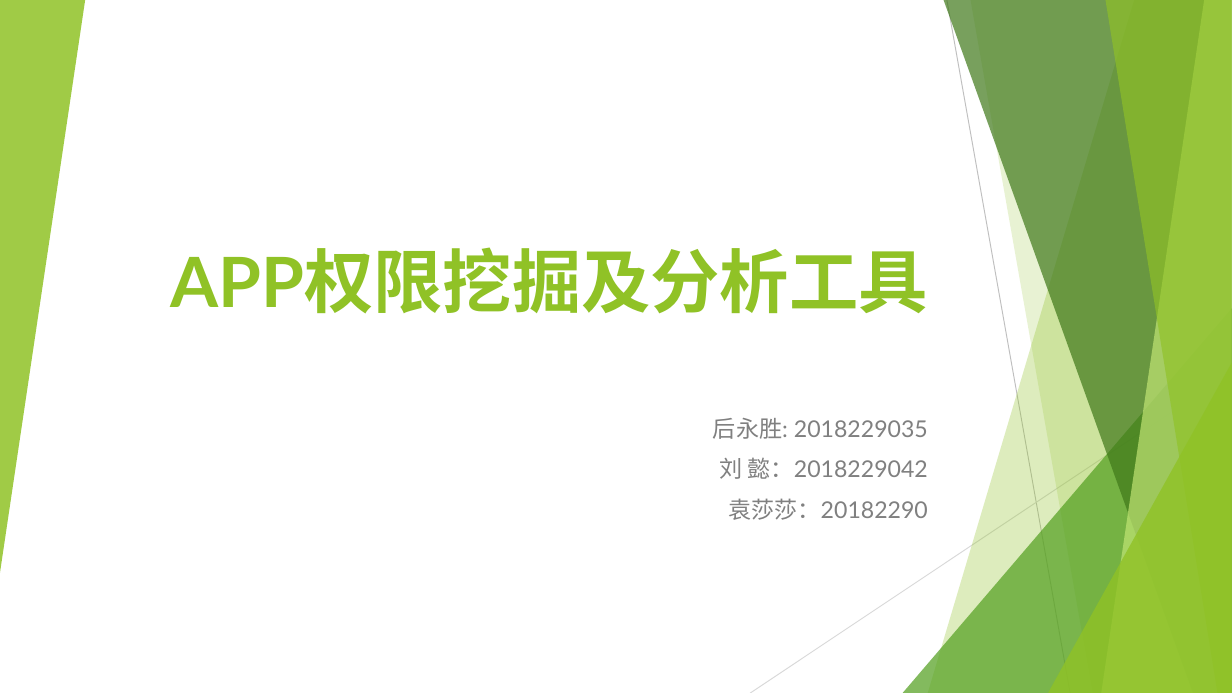
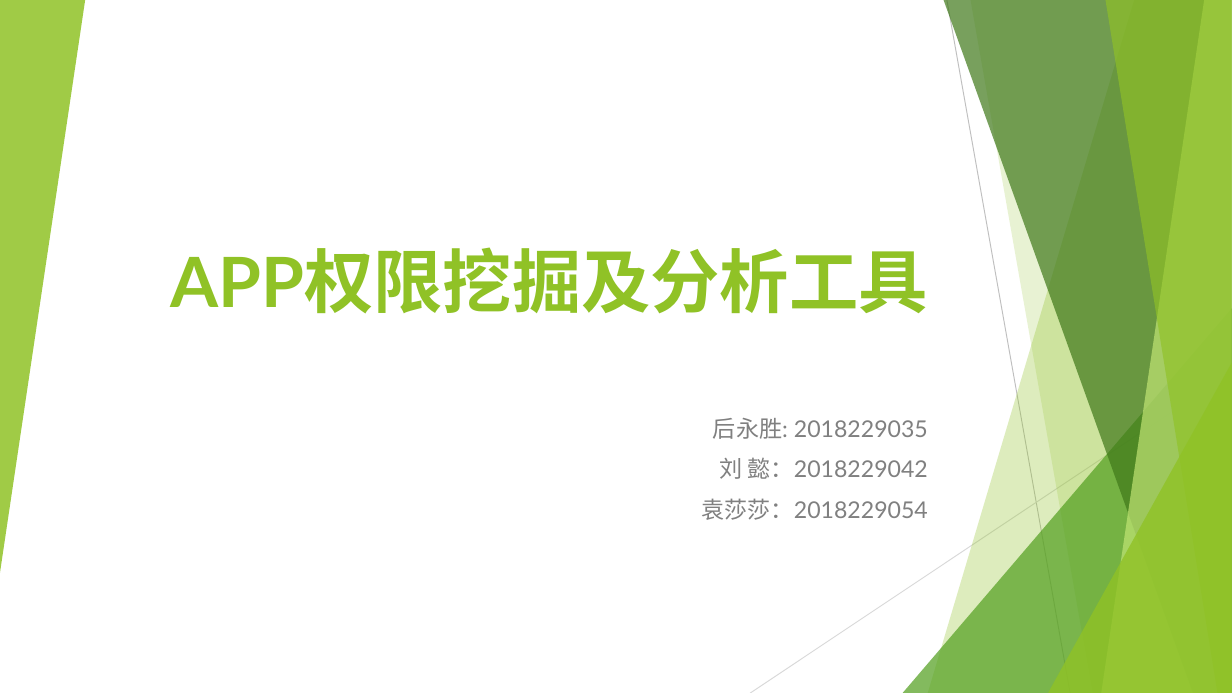
Before and after one commit to mmmmmmiracle/SE_project, a slide deck: slide 1 of doc/SE_project.pptx. Drawn at 1232x693 pixels with LibreOffice and Linux fonts; fonts in the diff are those of the drawing. Boxes give left, top, right and bottom in pixels: in the first picture for what was removed or moved away, otherwise in the second. Text is boxed around its words. In the diff, an @@ line names an element or a change of style, - is before the commit and + after.

```diff
--- a/doc/SE_project.pptx
+++ b/doc/SE_project.pptx
@@ subtitle at box(702, 498, 928, 520): text changed @@
-袁莎莎：20182290
+袁莎莎：2018229054
```
Also in this commit, not shown: 13 other slides changed, 14 slides added, 3 slides removed, 4 other files.
